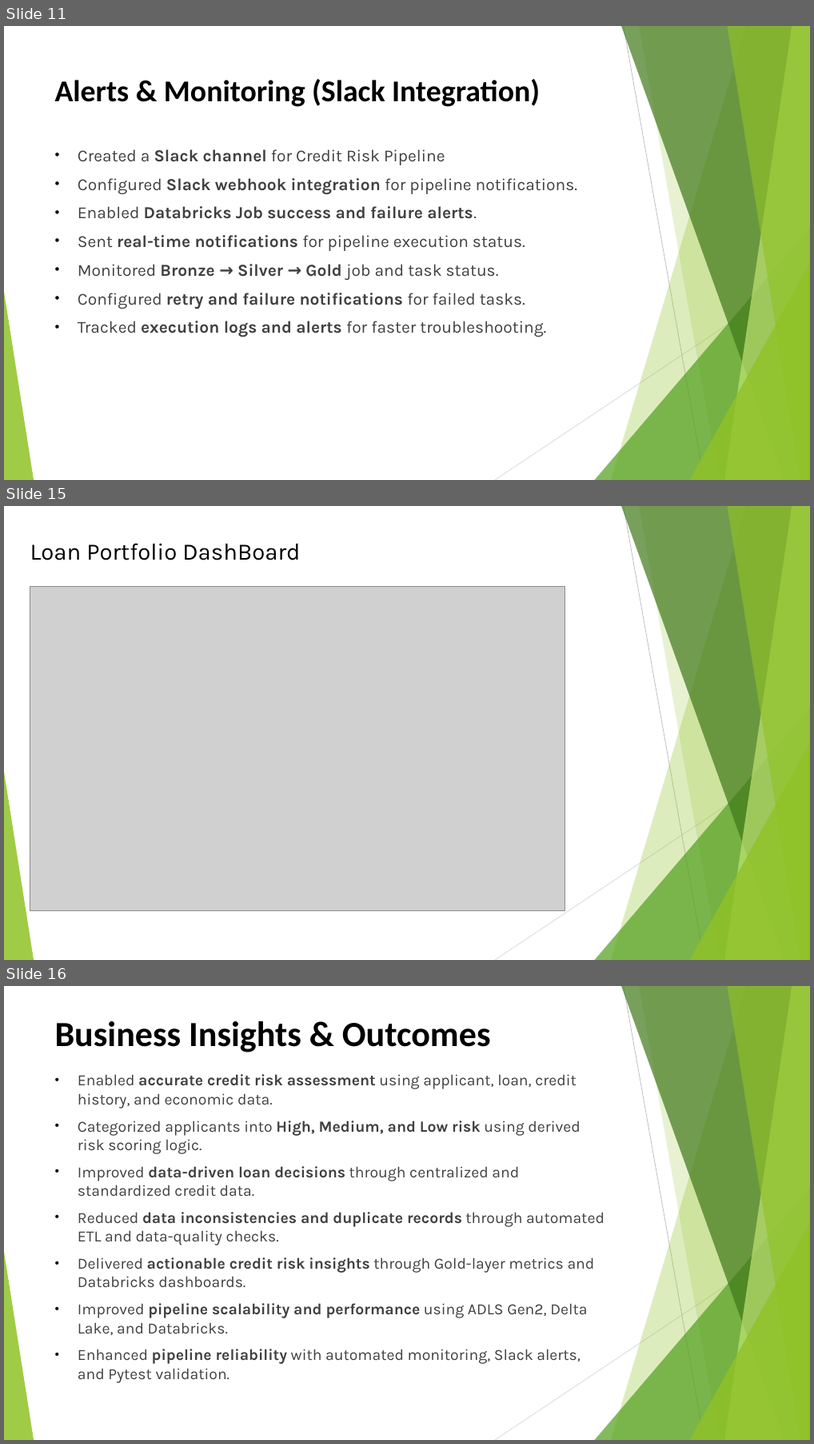
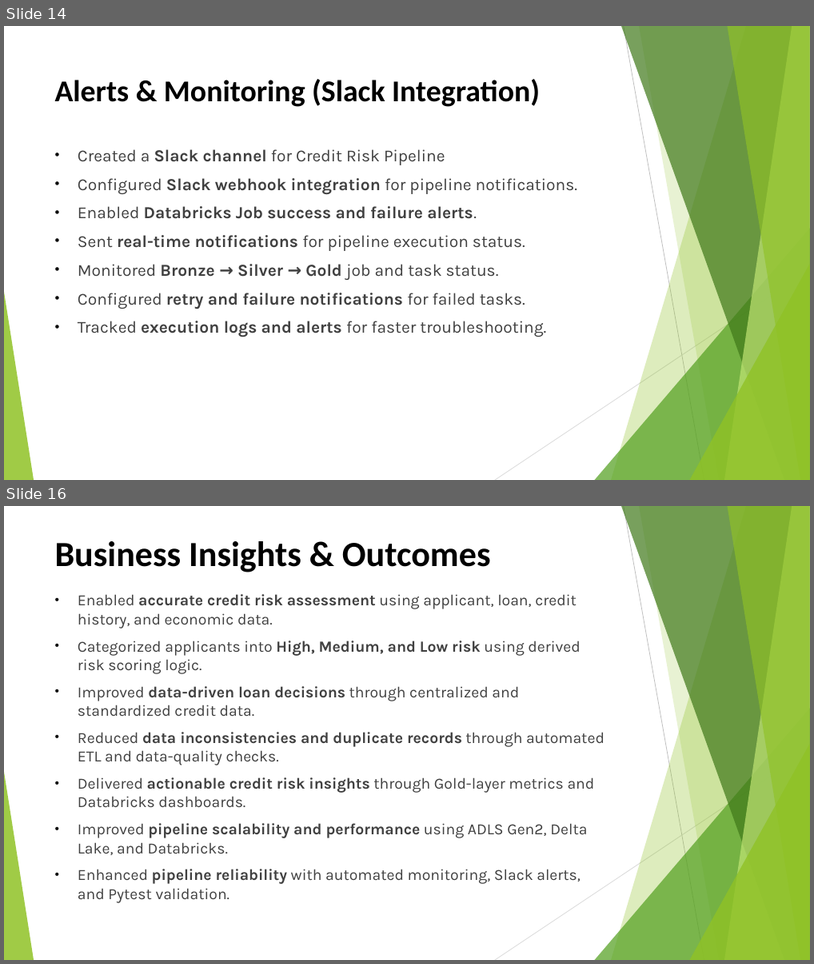
Before and after one commit to Bellamkondakumaraswamy/Credit-Risk-Assessment-Pipeline, a slide deck: Credit Risk Assessment Pipeline PPTX.pptx. Shown one above the other, each under a label of ours: slides 11, 15 and 16 before the commit, slides 14 and 16 after it; the slides between them are not shown. The pictures are 814x1444 and 814x964 pixels, drawn with LibreOffice and Linux fonts; fonts in the diff are those of the drawing; grey boxes stand for pictures. Boxes give left, top, right and bottom in pixels: in the first picture for what was removed or moved away, otherwise in the second. Text is boxed around its words. In the diff, an @@ line names an element or a change of style, - is before the commit and + after.

```diff
--- a/Credit Risk Assessment Pipeline PPTX.pptx
+++ b/Credit Risk Assessment Pipeline PPTX.pptx
@@ slide 15 removed at [4, 506, 810, 960], background #FFFFFF; not listed: 10 template elements that a slide beside it also shows @@
@@ text removed at [30, 543, 300, 560] @@
-Loan Portfolio DashBoard
@@ picture removed at [30, 586, 566, 911] @@
@@ what was slide 11 is now slide 14 @@
```
Also in this commit, not shown: 7 slides changed, 5 slides added, 5 other slides removed, 16 other files.
